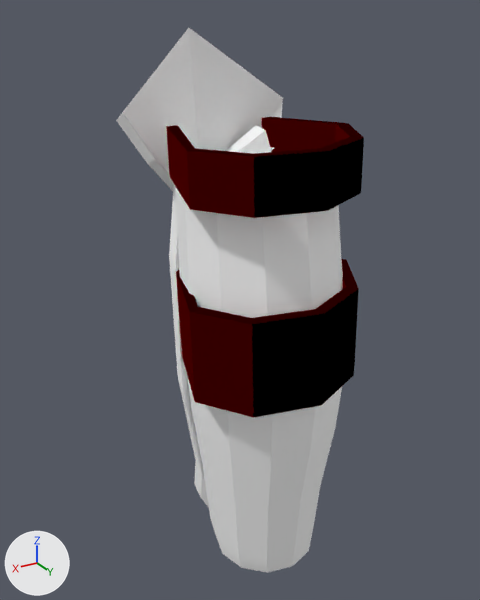
Renders of the OBJ model data/MODEL/player/LowerLeg_R.obj from each side of a commit.
Both versions are drawn from a camera (50 mm lens) standing at (1.93, 2.92, 0.83) and looking at (0.04, -0.23, -0.74). The lights are fixed; the arrows at lower left show +X, +Y and +Z. Where no turn or scale is listed for an object, it has been applied to the vertices.

The scene before the commit, as lines of its bpy script (objects in view):
```python
me_lowerleg_r = bpy.data.meshes.new('LowerLeg_R')
me_lowerleg_r.from_pydata(...)  # 204 vertices, 388 faces; spans x -0.54..0.59, y -0.85..0.58, z -2.57..0.77
# faces by material slot: [284, 104]
me_lowerleg_r.materials.append(mat_lambert15sg)  # white #ffffff
me_lowerleg_r.materials.append(mat_lambert2sg)  # red #d80000
ob_lowerleg_r = bpy.data.objects.new('LowerLeg_R', me_lowerleg_r)
ob_lowerleg_r.location = (0.0, 0.0, 0.0)
```
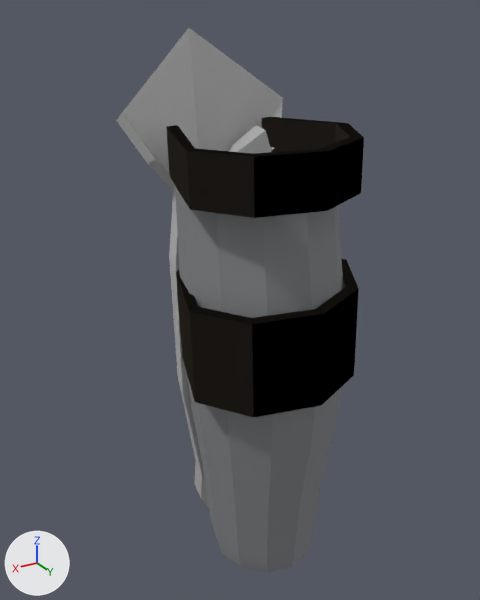
The newer file is also turned or shifted as a whole; pictures and numbers use the older file's frame.

Pixel boxes (x1, y1, x2, y2) of what changed, in the pictures (480 x 600 px):
part 1 of me_lowerleg_r, recoloured: (116, 28, 283, 191) in both
part 2 of me_lowerleg_r, recoloured: (178, 379, 209, 508) in both
part 3 of me_lowerleg_r, recoloured (white to grey): (169, 126, 271, 391) in both
part 4 of me_lowerleg_r, recoloured: (175, 188, 343, 573) in both
part 5 of me_lowerleg_r, recoloured: (166, 117, 364, 418) in both

Patch to the scene script:
```diff
--- a/data/MODEL/player/LowerLeg_R.obj.py
+++ b/data/MODEL/player/LowerLeg_R.obj.py
@@ mat_lambert7sg @@
+mat_lambert7sg = principled_material('lambert7SG')
+mat_lambert7sg.base_color = (0.45, 0.45, 0.45)  # grey #b3b3b3
+mat_lambert7sg.roughness = 1.0
@@ mat_lambert11sg @@
+mat_lambert11sg = principled_material('lambert11SG')
+mat_lambert11sg.base_color = (0.18, 0.15, 0.12)  # brown #766c61
+mat_lambert11sg.roughness = 1.0
@@ mat_lambert4sg @@
+mat_lambert4sg = principled_material('lambert4SG')
+mat_lambert4sg.base_color = (0.59, 0.59, 0.59)  # light grey #cacaca
+mat_lambert4sg.roughness = 1.0
@@ mat_lambert3sg @@
+mat_lambert3sg = principled_material('lambert3SG')
+mat_lambert3sg.base_color = (0.23, 0.24, 0.25)  # grey #848689
+mat_lambert3sg.roughness = 1.0
@@ me_lowerleg_r @@
 me_lowerleg_r.from_pydata(...)  # 204 vertices, 388 faces; spans x -0.54..0.59, y -0.85..0.58, z -2.57..0.77
 # used by ob_lowerleg_r; location = (0.0, 0.0, 0.0)
+# me_lowerleg_r part 1: 20 of the faces centred in x -0.38..0.55, y -0.7..-0.44, z -0.18..0.62 switch from mat_lambert15sg (white #ffffff) to mat_lambert4sg (light grey #cacaca)
+# me_lowerleg_r part 2: 48 of the faces centred in x -0.48..0.37, y -0.73..-0.19, z -2.51..-1.41 switch from mat_lambert15sg (white #ffffff) to mat_lambert7sg (grey #b3b3b3)
+# me_lowerleg_r part 3: 48 of the faces centred in x -0.44..0.41, y -0.58..-0.2, z -1.0..0.16 switch from mat_lambert15sg (white #ffffff) to mat_lambert7sg (grey #b3b3b3)
+# me_lowerleg_r part 4: 168 of the faces centred in x -0.43..0.47, y -0.46..0.49, z -2.49..0.01 switch from mat_lambert15sg (white #ffffff) to mat_lambert3sg (grey #848689)
+# me_lowerleg_r part 5: all 104 faces that had it switch from mat_lambert2sg (red #d80000) to mat_lambert11sg (brown #766c61)
```
